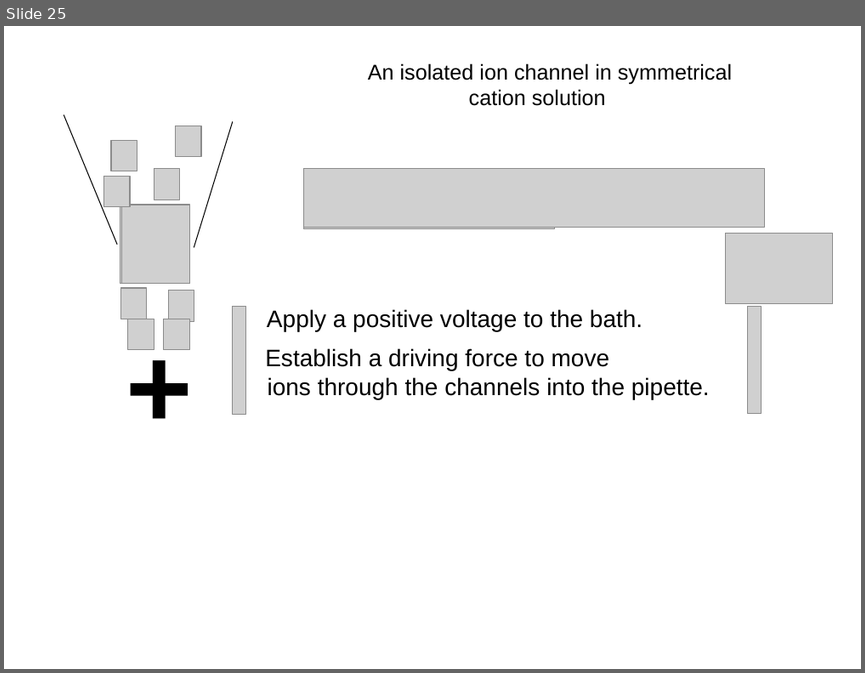
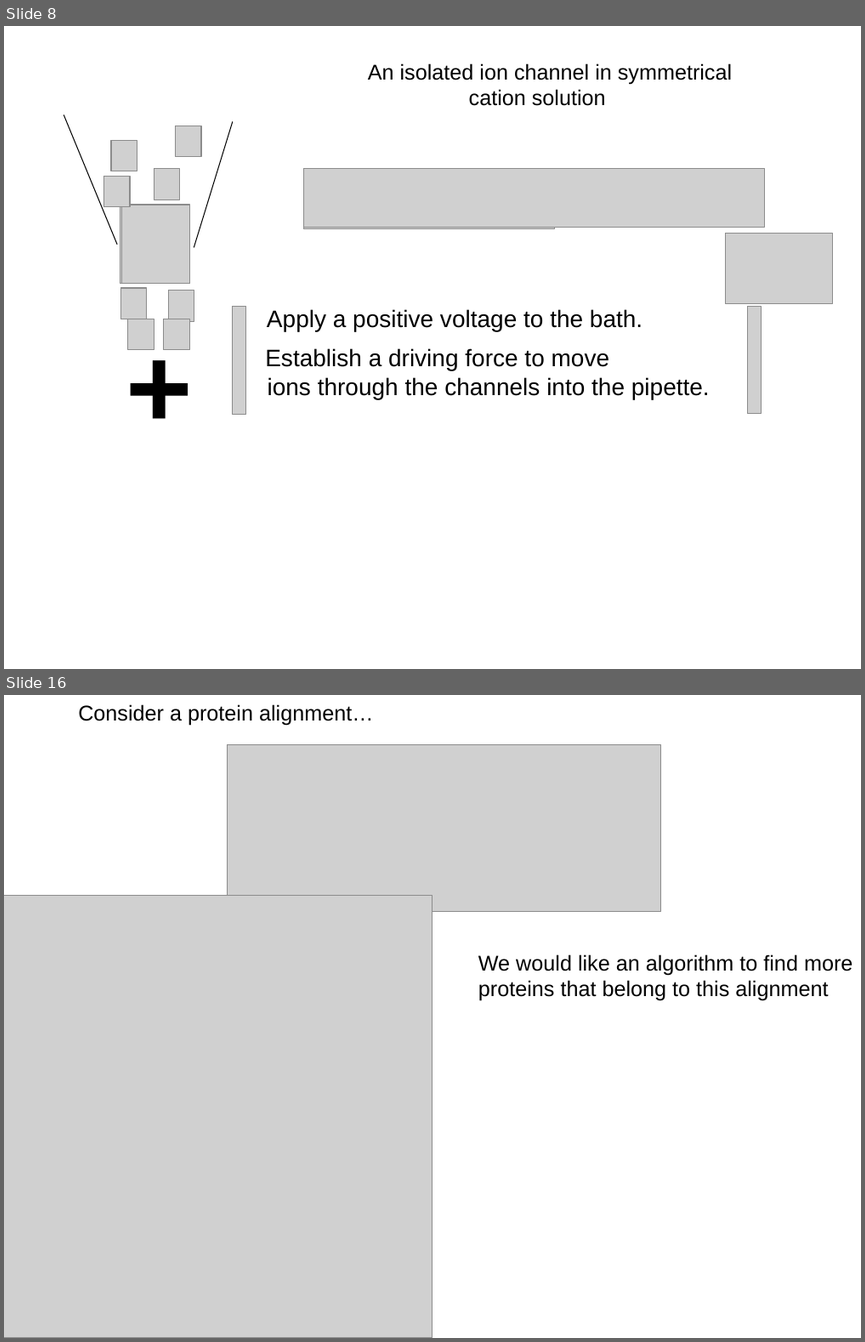
Before and after one commit to afodor/afodor.github.io, a slide deck: classes/stats2016/Lecture26.ppt. Shown one above the other, each under a label of ours: slide 25 before the commit, slides 8 and 16 after it; the slides between them are not shown. The pictures are 865x673 and 865x1342 pixels, drawn with LibreOffice and Linux fonts; fonts in the diff are those of the drawing; grey boxes stand for pictures. Boxes give left, top, right and bottom in pixels: in the first picture for what was removed or moved away, otherwise in the second. Text is boxed around its words. In the diff, an @@ line names an element or a change of style, - is before the commit and + after.

```diff
--- a/classes/stats2016/Lecture26.ppt
+++ b/classes/stats2016/Lecture26.ppt
@@ slide 16 added at (x1=4, y1=695, x2=861, y2=1338), background #FFFFFF @@
@@ text added at (x1=78, y1=704, x2=373, y2=726), 18 pt, text #000000 @@
+Consider a protein alignment…
@@ picture added at (x1=227, y1=744, x2=660, y2=911) @@
@@ picture added at (x1=4, y1=895, x2=432, y2=1338) @@
@@ text added at (x1=478, y1=954, x2=852, y2=1001), 18 pt, text #000000 @@
+We would like an algorithm to find more
+proteins that belong to this alignment
@@ what was slide 25 is now slide 8 @@
```
Also in this commit, not shown: 5 slides changed, 17 other slides added, 21 slides removed.
